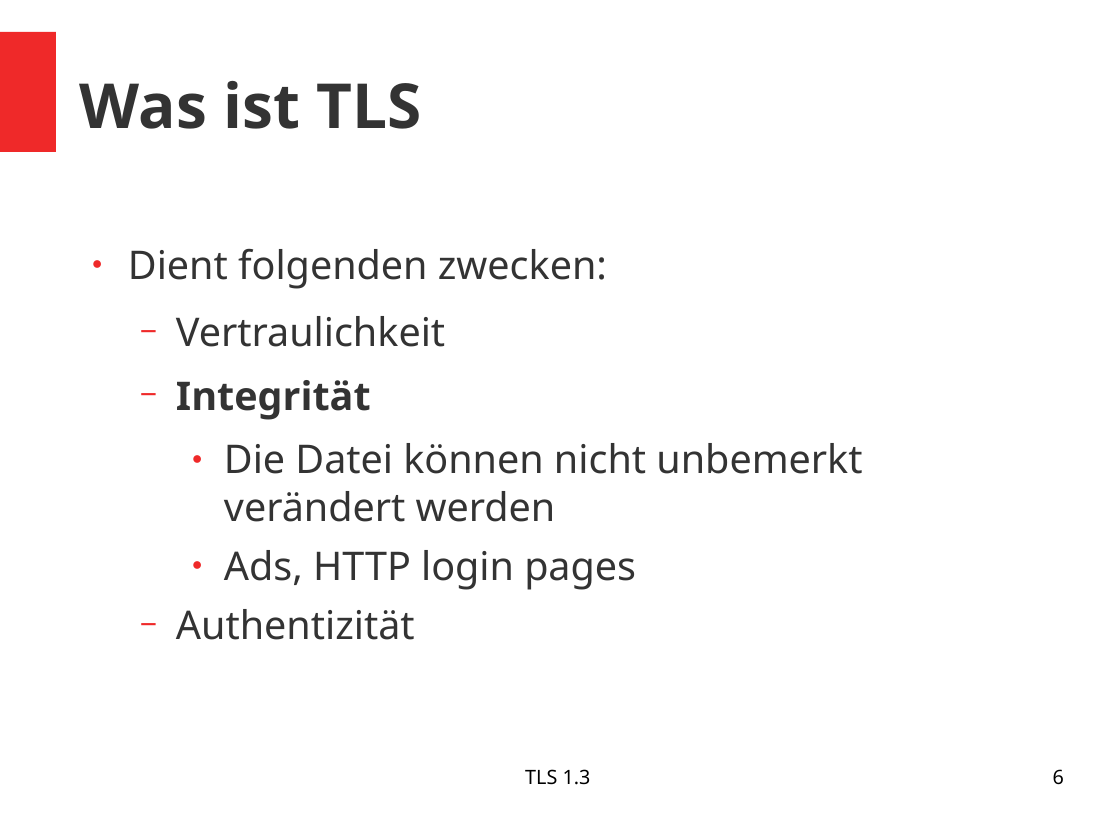
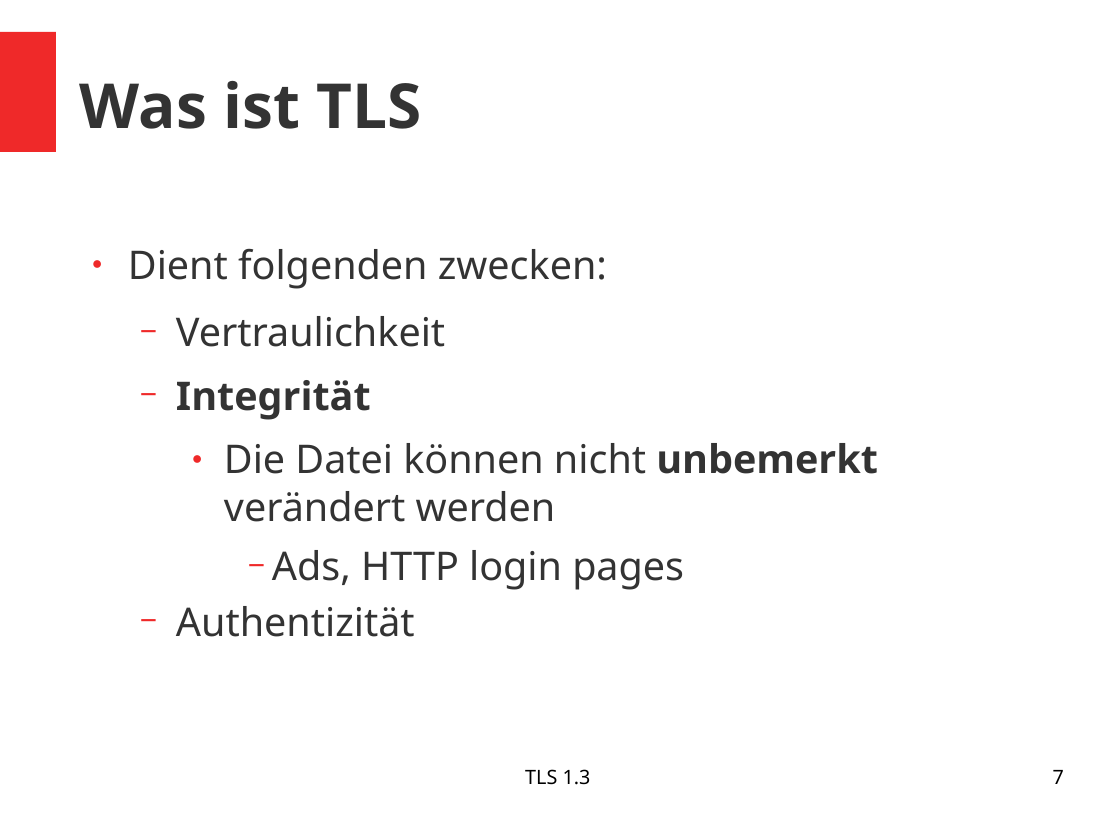
Before and after one commit to pchr8/rn-project, a slide deck: slide 7 of rnp/beleg/presentation.odp (slide 6 before the commit). Drawn at 1120x840 pixels with LibreOffice and Linux fonts; fonts in the diff are those of the drawing. Boxes give left, top, right and bottom in pixels: in the first picture for what was removed or moved away, otherwise in the second. Text is boxed around its words. In the diff, an @@ line names an element or a change of style, - is before the commit and + after.

```diff
--- a/rnp/beleg/presentation.odp
+++ b/rnp/beleg/presentation.odp
@@ text at [224, 443, 878, 590]: bold on in "unbemerkt"; bullet ● to −; list level 3 to 4 in "Ads, HTTP login pages" @@
@@ page number at [1053, 770, 1064, 784]: text changed @@
-6
+7
```
Also in this commit, not shown: 2 other slides changed, 9 slides added, 3 other files.
